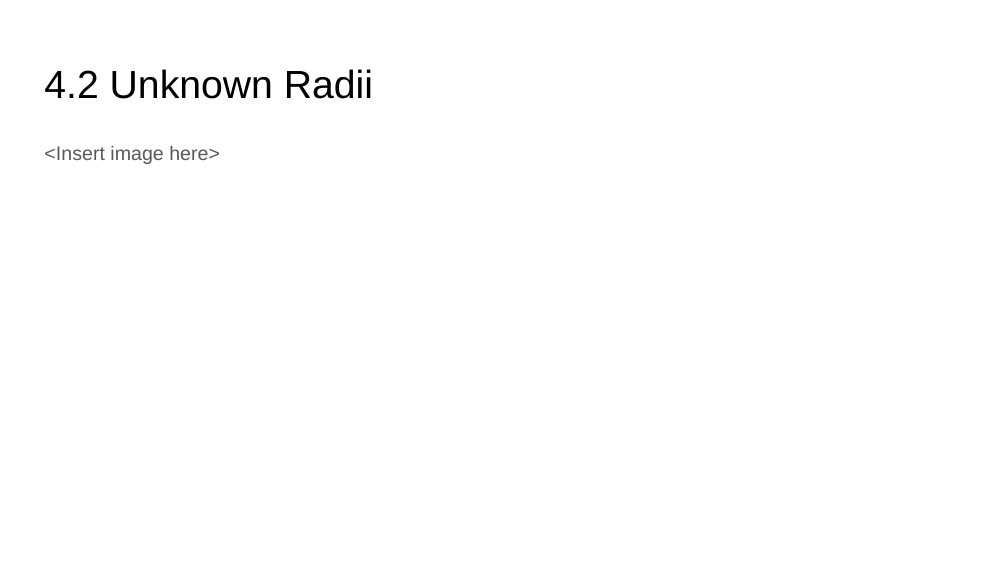
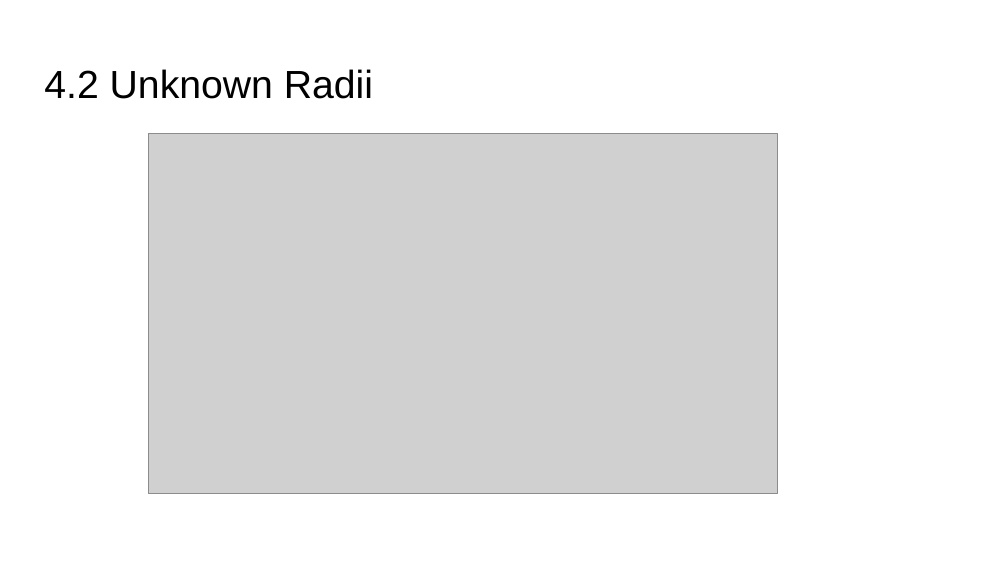
Before and after one commit to wwy305756464/Computer-Vision, a slide deck: slide 18 of HW4/PS4_template.pptx. Drawn at 1008x567 pixels with LibreOffice and Linux fonts; fonts in the diff are those of the drawing; grey boxes stand for pictures. Boxes give left, top, right and bottom in pixels: in the first picture for what was removed or moved away, otherwise in the second. Text is boxed around its words. In the diff, an @@ line names an element or a change of style, - is before the commit and + after.

```diff
--- a/HW4/PS4_template.pptx
+++ b/HW4/PS4_template.pptx
@@ text removed at (44, 146, 220, 164) @@
-<Insert image here>
@@ picture added at (148, 134, 778, 494) @@
```
Also in this commit, not shown: 13 other slides changed, 1 slide added, 1 slide removed, 7 other files.
